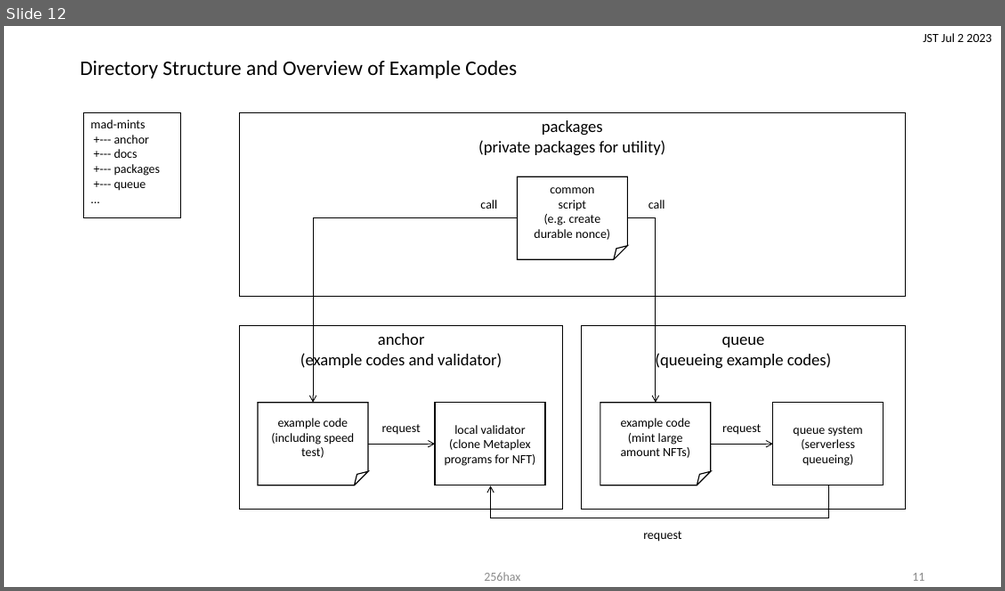
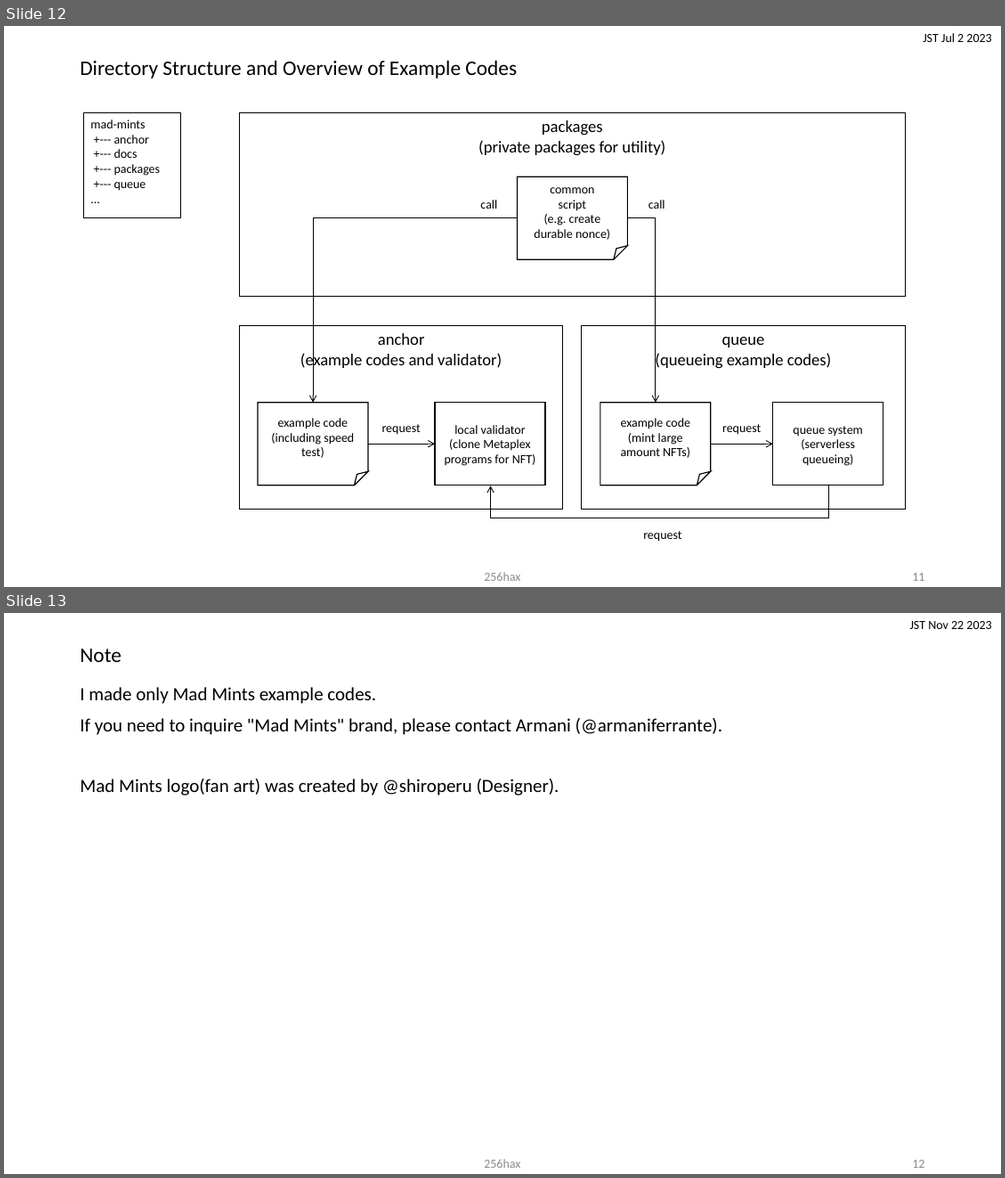
Before and after one commit to 256hax/mad-mints, a slide deck: docs/Mad-Mints.pptx. Shown one above the other, each under a label of ours: slide 12 before the commit, slides 12 and 13 after it. The pictures are 1005x591 and 1005x1178 pixels, drawn with LibreOffice and Linux fonts; fonts in the diff are those of the drawing; background and template pictures are left out. Boxes give left, top, right and bottom in pixels: in the first picture for what was removed or moved away, otherwise in the second. Text is boxed around its words. In the diff, an @@ line names an element or a change of style, - is before the commit and + after.

```diff
--- a/docs/Mad-Mints.pptx
+++ b/docs/Mad-Mints.pptx
@@ slide 13 added at [4, 613, 1001, 1174], background #FFFFFF @@
@@ text added at [910, 621, 991, 629], 12 pt, text #000000 @@
+JST Nov 22 2023
@@ title added at [80, 649, 121, 662], 20 pt, text #000000 @@
+Note
@@ text added at [80, 687, 722, 795], 18 pt, text #000000 @@
+I made only Mad Mints example codes.
+If you need to inquire "Mad Mints" brand, please contact Armani (@armaniferrante).
+Mad Mints logo(fan art) was created by @shiroperu (Designer).
@@ text added at [484, 1159, 520, 1167], 12 pt, text #8C8C8C @@
+256hax
@@ page number added at [912, 1159, 924, 1167], 12 pt, text #8C8C8C @@
+12
```
Also in this commit, not shown: 2 slides changed, 1 other slide added, 1 slide removed.
